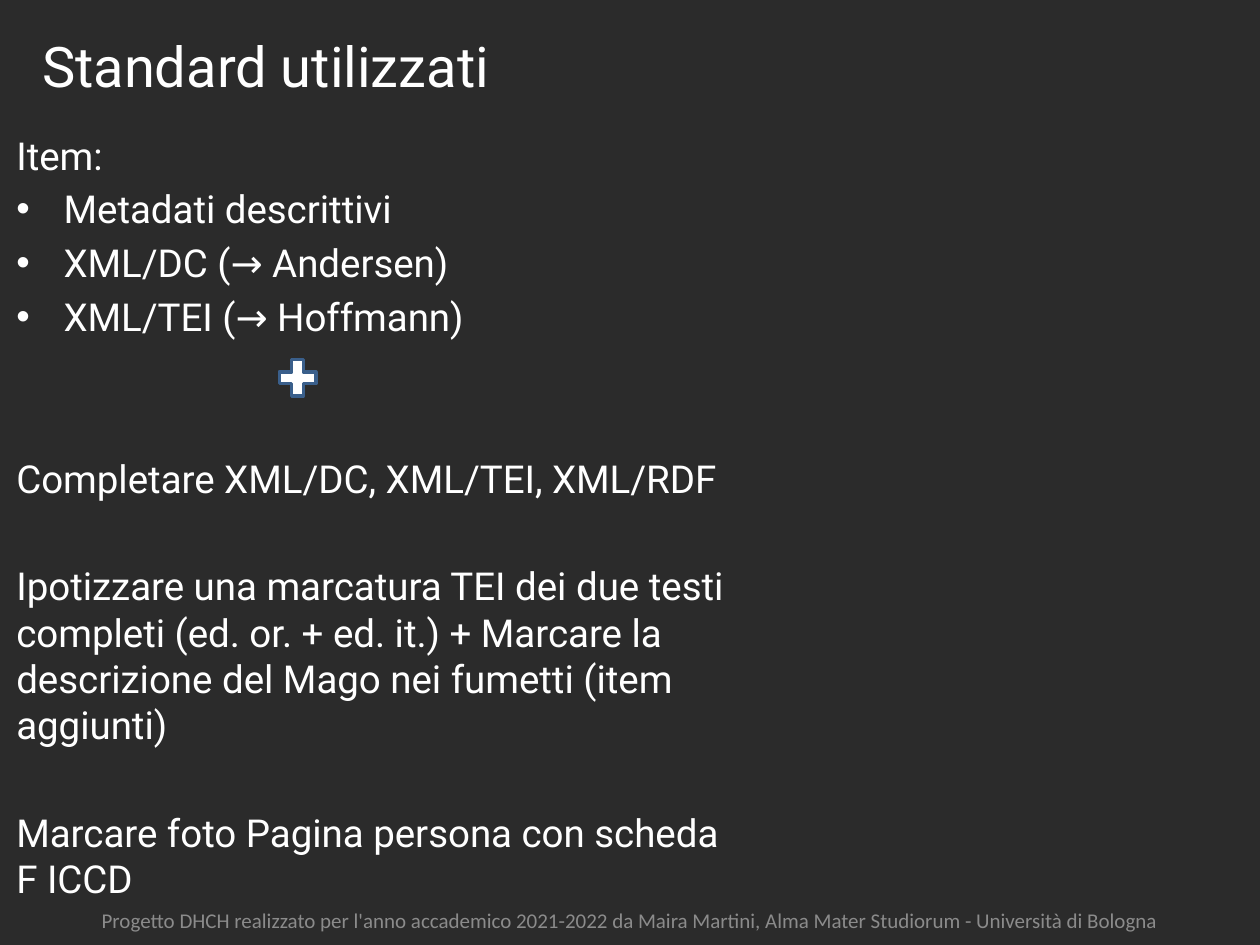
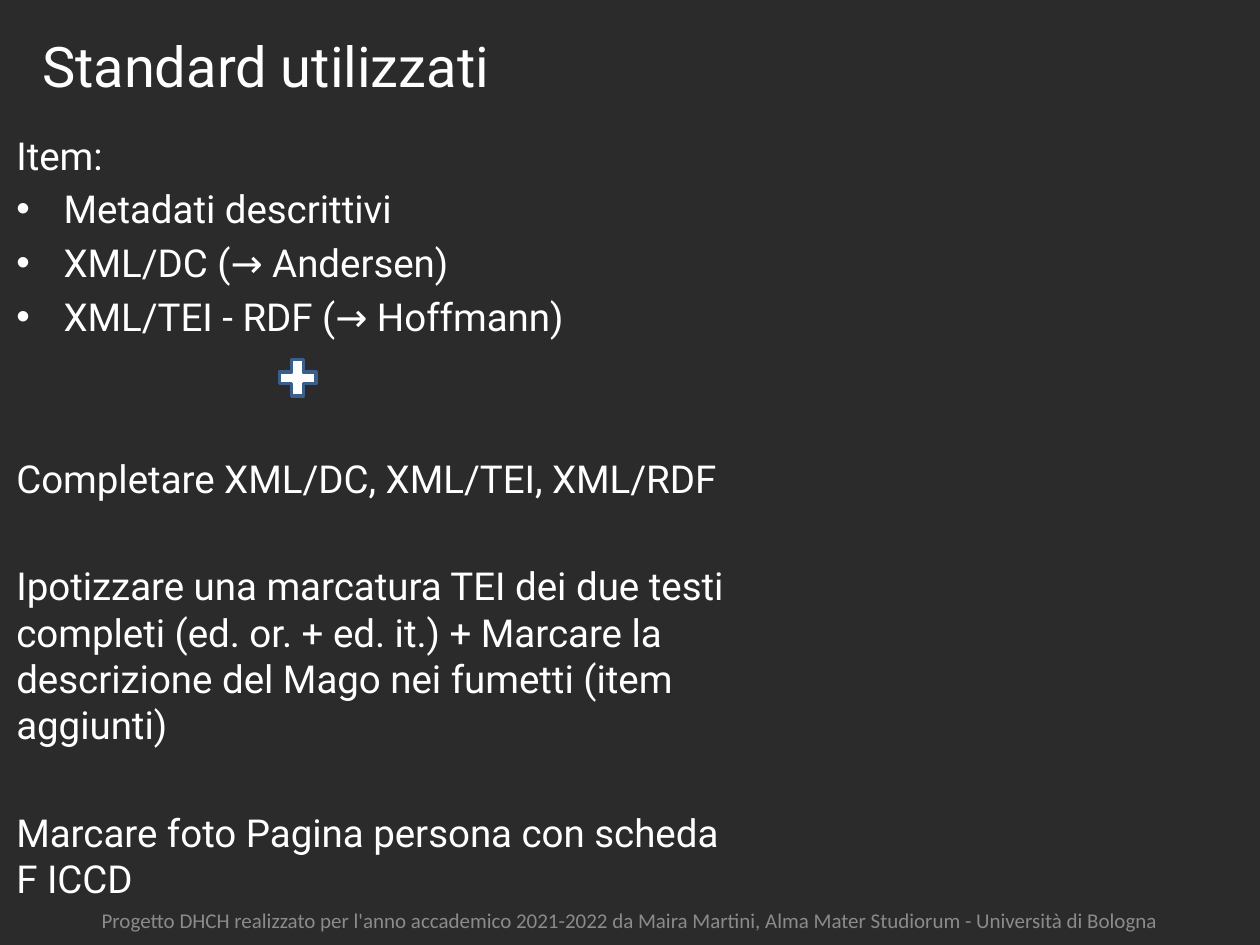
Before and after one commit to mairamart/esame-dhch, a slide deck: slide 5 of Il Mago Sabbiolino.pptx. Drawn at 1260x945 pixels with LibreOffice and Linux fonts; fonts in the diff are those of the drawing; background and template pictures are left out; a plain dark background stands for a picture behind light text. Boxes give left, top, right and bottom in pixels: in the first picture for what was removed or moved away, otherwise in the second. Text is boxed around its words. In the diff, an @@ line names an element or a change of style, - is before the commit and + after.

```diff
--- a/Il Mago Sabbiolino.pptx
+++ b/Il Mago Sabbiolino.pptx
@@ text at (64,300,564,340): text changed @@
-• XML/TEI (→ Hoffmann)
+• XML/TEI - RDF (→ Hoffmann)
```
Also in this commit, not shown: 1 other slide changed.
